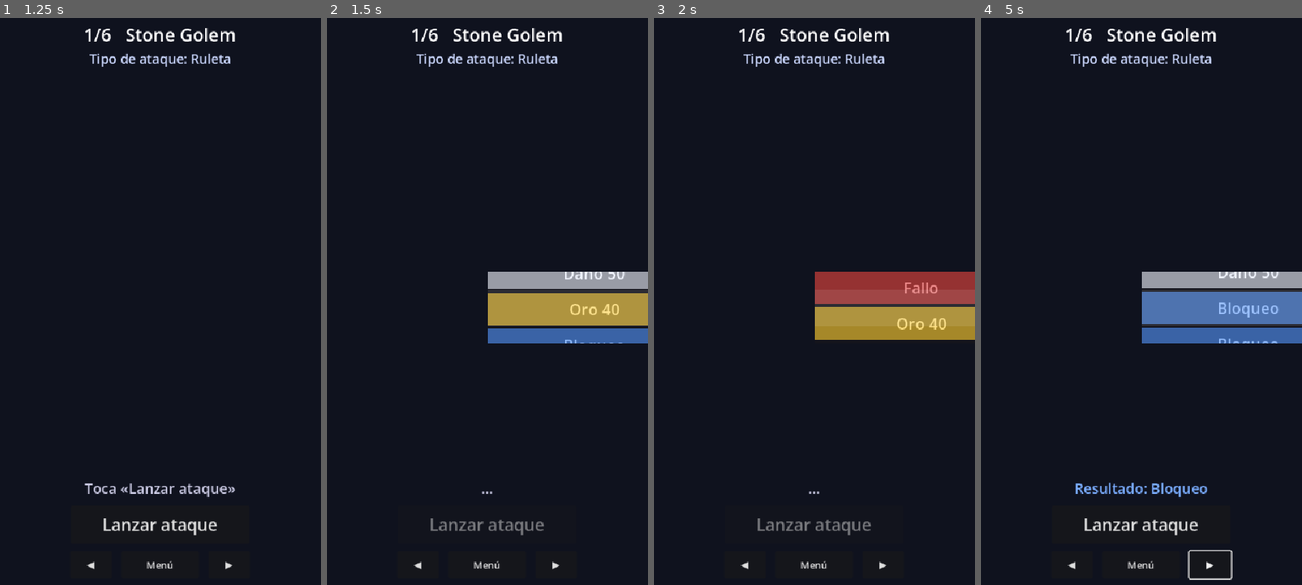
Above: before the commit, frames 1-4 (left to right).
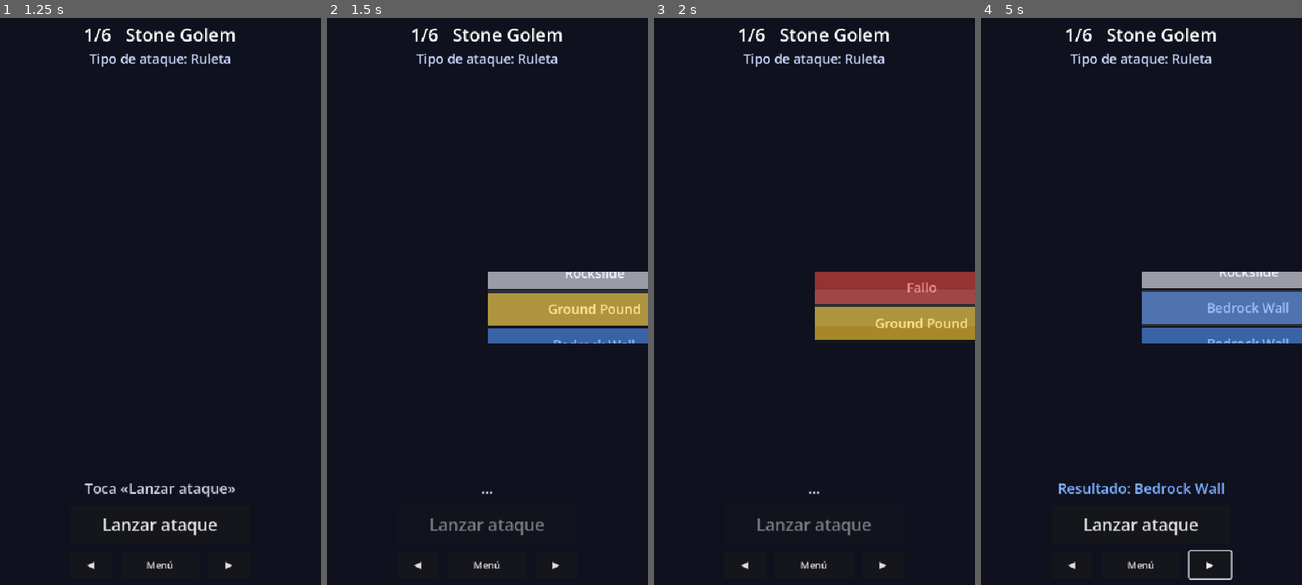
Above: after the commit, the same moments.

Repository: GStyleM562/NodeChess
Game: Godot game, scene res://scenes/main_menu.tscn
Two runs of this game, one before a commit and one after it. Both use one fixed random seed, a clock stepped at 60 frames per second and the inputs below.
Inputs (mouse positions are in pixels of both pictures, inside the frame that each line leads up to):
- Up to frame 1 (1.25 s): click "Probar ataques" at 0.5 s
- Up to frame 2 (1.5 s): click "Lanzar ataque" at 1.25 s
- Up to frame 3 (2 s): no input
- Up to frame 4 (5 s): tap Enter at 2 s; move the mouse to (1212, 273) at 2.02 s; hold Right 2.03-2.78 s; click (1212, 273) at 2.17 s; tap Space at 2.27, 3.02, 4.52 s; move the mouse to (1077, 329) at 2.77 s; hold Left 2.78-3.53 s; move the mouse to (1173, 171) at 3.52 s; hold Right from 3.53 s (still down); move the mouse to (1125, 414) at 4.27 s; click (1125, 414) at 4.42 s

Frame 1 is identical in both runs. In frame 2, 0.5% of the frame differs, in the area x 69-98%, y 44-58%; in frame 3, 0.3%; in frame 4, 1.1%, in the area x 24-96%, y 44-85%.

Commit message:
Named attacks: every roster segment gets a fictional name (e.g. Fear Gas, Killing Edge, Reality Warp) shown on coins/dice/reels; Purple keeps its star rating, colour conveys hierarchy. Bigger die + wrapping labels so names fit fully. GDD Part2A v1.2 tables add a Name column for all 8 figures

Diff:
--- a/game/scripts/AttackTester.gd
+++ b/game/scripts/AttackTester.gd
@@ -145,9 +145,14 @@
 	var lbl := Label.new()
 	lbl.name = "lbl"
 	lbl.set_anchors_preset(Control.PRESET_FULL_RECT)
+	lbl.offset_left = 10
+	lbl.offset_right = -10
+	lbl.offset_top = 6
+	lbl.offset_bottom = -6
+	lbl.autowrap_mode = TextServer.AUTOWRAP_WORD_SMART
 	lbl.horizontal_alignment = HORIZONTAL_ALIGNMENT_CENTER
 	lbl.vertical_alignment = VERTICAL_ALIGNMENT_CENTER
-	lbl.add_theme_font_size_override("font_size", 22)
+	lbl.add_theme_font_size_override("font_size", 21)
 	p.add_child(lbl)
 	_set_shape(p, seg, circle)
 	return p
@@ -178,7 +183,7 @@
 ## alternate while it spins, and it lands on the rolled result.
 func _coin(pool: Array, result: Dictionary) -> void:
 	var faces := _two_faces(pool)
-	var coin := _mk_shape(faces[0], 160, true)
+	var coin := _mk_shape(faces[0], 180, true)
 	_stage.add_child(coin)
 	await get_tree().process_frame
 	coin.pivot_offset = coin.size * 0.5
@@ -213,7 +218,8 @@
 
 # --------------------------------------------------------------- die
 func _die(pool: Array, result: Dictionary) -> void:
-	var die := _mk_shape(result, 160, false)
+	# Large enough to show the whole die (and a wrapped attack name) on screen.
+	var die := _mk_shape(result, 220, false)
 	die.set_anchors_preset(Control.PRESET_CENTER)
 	_stage.add_child(die)
 	await get_tree().process_frame
@@ -221,7 +227,7 @@
 	for i in 11:
 		_set_shape(die, pool[randi() % pool.size()], false)
 		var tw := create_tween()
-		tw.tween_property(die, "rotation", randf_range(-0.28, 0.28), 0.06)
+		tw.tween_property(die, "rotation", randf_range(-0.16, 0.16), 0.06)
 		await tw.finished
 	_set_shape(die, result, false)
 	var land := create_tween().set_ease(Tween.EASE_OUT).set_trans(Tween.TRANS_BACK)
@@ -234,8 +240,8 @@
 	hb.set_anchors_preset(Control.PRESET_CENTER)
 	hb.add_theme_constant_override("separation", 26)
 	_stage.add_child(hb)
-	var d1 := _mk_shape(result, 120, false)
-	var d2 := _mk_shape(result, 120, false)
+	var d1 := _mk_shape(result, 140, false)
+	var d2 := _mk_shape(result, 140, false)
 	hb.add_child(d1)
 	hb.add_child(d2)
 	await get_tree().process_frame
@@ -245,8 +251,8 @@
 		_set_shape(d1, pool[randi() % pool.size()], false)
 		_set_shape(d2, pool[randi() % pool.size()], false)
 		var tw := create_tween().set_parallel(true)
-		tw.tween_property(d1, "rotation", randf_range(-0.28, 0.28), 0.06)
-		tw.tween_property(d2, "rotation", randf_range(-0.28, 0.28), 0.06)
+		tw.tween_property(d1, "rotation", randf_range(-0.16, 0.16), 0.06)
+		tw.tween_property(d2, "rotation", randf_range(-0.16, 0.16), 0.06)
 		await tw.finished
 	_set_shape(d1, result, false)
 	_set_shape(d2, result, false)
@@ -303,7 +309,7 @@
 	lbl.set_anchors_preset(Control.PRESET_FULL_RECT)
 	lbl.horizontal_alignment = HORIZONTAL_ALIGNMENT_CENTER
 	lbl.vertical_alignment = VERTICAL_ALIGNMENT_CENTER
-	lbl.add_theme_font_size_override("font_size", 26)
+	lbl.add_theme_font_size_override("font_size", 22)
 	lbl.text = Combat.label(seg)
 	lbl.modulate = col.lightened(0.35)
 	cell.add_child(lbl)
--- a/game/scripts/Combat.gd
+++ b/game/scripts/Combat.gd
@@ -68,25 +68,25 @@
 		out["effect"] = "Bloqueo"
 	return out
 
-## Human-readable name of the attack (NOT the colour word). The colour is shown by
-## the cell/coin colour; the text describes what the attack does. A segment may
-## override it with a "name" field.
+## Display name of the attack shown on coins / dice / reels. Each segment carries
+## a fictional "name" (e.g. "Fear Gas"); Purple attacks also show their ★ rating.
+## The colour (hierarchy) is conveyed by the cell/coin colour, not the text. When a
+## segment has no "name", we fall back to a generic descriptor by colour.
 static func label(s: Dictionary) -> String:
+	var col := String(s.get("col", "red"))
+	var base: String
 	if s.has("name"):
-		return String(s["name"])
-	match String(s.get("col", "red")):
-		"white":
-			return "Daño %d" % int(s.get("pow", 0))
-		"gold":
-			return "Oro %d" % int(s.get("pow", 0))
-		"purple":
-			var stars := "★".repeat(int(s.get("stars", 1)))
-			var base := String(s["fx"]) if s.has("fx") else "Especial"
-			return base + " " + stars
-		"blue":
-			return "Bloqueo"
-		_:
-			return "Fallo"
+		base = String(s["name"])
+	else:
+		match col:
+			"white": base = "Daño %d" % int(s.get("pow", 0))
+			"gold": base = "Oro %d" % int(s.get("pow", 0))
+			"purple": base = String(s["fx"]) if s.has("fx") else "Especial"
+			"blue": base = "Bloqueo"
+			_: base = "Fallo"
+	if col == "purple":
+		return base + " " + "★".repeat(int(s.get("stars", 1)))
+	return base
 
 static func color_of(s: Dictionary) -> Color:
 	match String(s.get("col", "red")):
--- a/game/scripts/Roster.gd
+++ b/game/scripts/Roster.gd
@@ -16,8 +16,8 @@
 			"defend": "Block2", "hit": "Hit_Reaction_1", "ko": "Knock_Down",
 		},
 		"attack": [
-			{"col": "blue", "w": 35}, {"col": "white", "pow": 80, "w": 30},
-			{"col": "white", "pow": 50, "w": 15}, {"col": "gold", "pow": 40, "w": 10},
+			{"col": "blue", "name": "Bedrock Wall", "w": 35}, {"col": "white", "name": "Boulder Fist", "pow": 80, "w": 30},
+			{"col": "white", "name": "Rockslide", "pow": 50, "w": 15}, {"col": "gold", "name": "Ground Pound", "pow": 40, "w": 10},
 			{"col": "red", "w": 10},
 		],
 	},
@@ -31,9 +31,9 @@
 			"defend": "Shield_Push_Left", "hit": "Hit_Reaction_1", "ko": "Dead",
 		},
 		"attack": [
-			{"col": "white", "pow": 60, "w": 1}, {"col": "white", "pow": 80, "w": 1},
-			{"col": "blue", "w": 1}, {"col": "blue", "w": 1},
-			{"col": "purple", "stars": 1, "w": 1}, {"col": "gold", "pow": 40, "w": 1},
+			{"col": "white", "name": "Sword Chop", "pow": 60, "w": 1}, {"col": "white", "name": "Shield Bash", "pow": 80, "w": 1},
+			{"col": "blue", "name": "Shield Wall", "w": 1}, {"col": "blue", "name": "Shield Wall", "w": 1},
+			{"col": "purple", "name": "Stagger", "stars": 1, "w": 1}, {"col": "gold", "name": "Shoulder Charge", "pow": 40, "w": 1},
 		],
 	},
 	{
@@ -46,8 +46,8 @@
 			"defend": "Block8", "hit": "Hit_Reaction_1", "ko": "Fall_Dead_from_Abdominal_Injury",
 		},
 		"attack": [
-			{"col": "white", "pow": 100, "w": 49.5},
-			{"col": "purple", "stars": 2, "fx": "Miedo", "w": 49.5}, {"col": "red", "w": 1},
+			{"col": "white", "name": "Killing Edge", "pow": 100, "w": 49.5},
+			{"col": "purple", "name": "Fear Gas", "stars": 2, "fx": "Miedo", "w": 49.5}, {"col": "red", "w": 1},
 		],
 	},
 	{
@@ -60,12 +60,12 @@
 			"defend": "Stand_Dodge", "hit": "Hit_Reaction", "ko": "dying_backwards",
 		},
 		"attack": [
-			{"col": "red", "w": 1}, {"col": "white", "pow": 20, "w": 2},
-			{"col": "purple", "stars": 1, "fx": "Empuje", "disp": "push", "n": 1, "w": 3}, {"col": "blue", "w": 4},
-			{"col": "gold", "pow": 30, "fx": "Intercambio", "disp": "swap", "ko": false, "w": 5}, {"col": "white", "pow": 50, "w": 6},
-			{"col": "purple", "stars": 2, "fx": "Jalon", "disp": "pull", "n": 1, "w": 5}, {"col": "blue", "w": 4},
-			{"col": "gold", "pow": 40, "w": 3}, {"col": "white", "pow": 80, "w": 2},
-			{"col": "purple", "stars": 3, "fx": "Intercambio", "disp": "swap", "w": 1},
+			{"col": "red", "w": 1}, {"col": "white", "name": "Arc Bolt", "pow": 20, "w": 2},
+			{"col": "purple", "name": "Force Wave", "stars": 1, "fx": "Empuje", "disp": "push", "n": 1, "w": 3}, {"col": "blue", "name": "Rune Ward", "w": 4},
+			{"col": "gold", "name": "Rift Swap", "pow": 30, "fx": "Intercambio", "disp": "swap", "ko": false, "w": 5}, {"col": "white", "name": "Arcane Lance", "pow": 50, "w": 6},
+			{"col": "purple", "name": "Gravity Hook", "stars": 2, "fx": "Jalon", "disp": "pull", "n": 1, "w": 5}, {"col": "blue", "name": "Rune Ward", "w": 4},
+			{"col": "gold", "name": "Astral Strike", "pow": 40, "w": 3}, {"col": "white", "name": "Mana Burst", "pow": 80, "w": 2},
+			{"col": "purple", "name": "Reality Warp", "stars": 3, "fx": "Intercambio", "disp": "swap", "w": 1},
 		],
 	},
 	{
@@ -78,8 +78,8 @@
 			"defend": "Block10", "hit": "Hit_Reaction_to_Waist", "ko": "Dead",
 		},
 		"attack": [
-			{"col": "purple", "stars": 1, "fx": "Miedo", "w": 25}, {"col": "purple", "stars": 2, "fx": "Debilitado", "w": 15},
-			{"col": "blue", "w": 15}, {"col": "white", "pow": 40, "w": 20},
+			{"col": "purple", "name": "Fear Hex", "stars": 1, "fx": "Miedo", "w": 25}, {"col": "purple", "name": "Plague Cloud", "stars": 2, "fx": "Debilitado", "w": 15},
+			{"col": "blue", "name": "Hex Ward", "w": 15}, {"col": "white", "name": "Venom Bolt", "pow": 40, "w": 20},
 			{"col": "red", "w": 25},
 		],
 	},
@@ -91,8 +91,8 @@
 			"idle": "Armature|Unreal Take|baselayer",
 		},
 		"attack": [
-			{"col": "white", "pow": 50, "w": 30}, {"col": "gold", "pow": 30, "w": 20},
-			{"col": "purple", "stars": 1, "w": 15}, {"col": "blue", "w": 10},
+			{"col": "white", "name": "Spear Thrust", "pow": 50, "w": 30}, {"col": "gold", "name": "Wing Buffet", "pow": 30, "w": 20},
+			{"col": "purple", "name": "Gale Cry", "stars": 1, "w": 15}, {"col": "blue", "name": "Storm Guard", "w": 10},
 			{"col": "red", "w": 25},
 		],
 	},
--- /dev/null
+++ b/game/tools/test_names.gd
@@ -0,0 +1,11 @@
+extends SceneTree
+## Print every figure's attack labels (names) to verify the roster naming.
+## Run: Godot --headless --path game --script res://tools/test_names.gd
+
+func _initialize() -> void:
+	for d in Roster.FIGURES:
+		print("== ", d["name"], "  (", d["type"], ") ==")
+		for s in d["attack"]:
+			print("   ", Combat.label(s))
+	print("NAMES_OK")
+	quit()
Not shown, added: game/tools/test_names.gd.uid
Not shown, changed: docs/Part 2/GDD_v1.0_Part2A_StarterRoster_MVP.md
